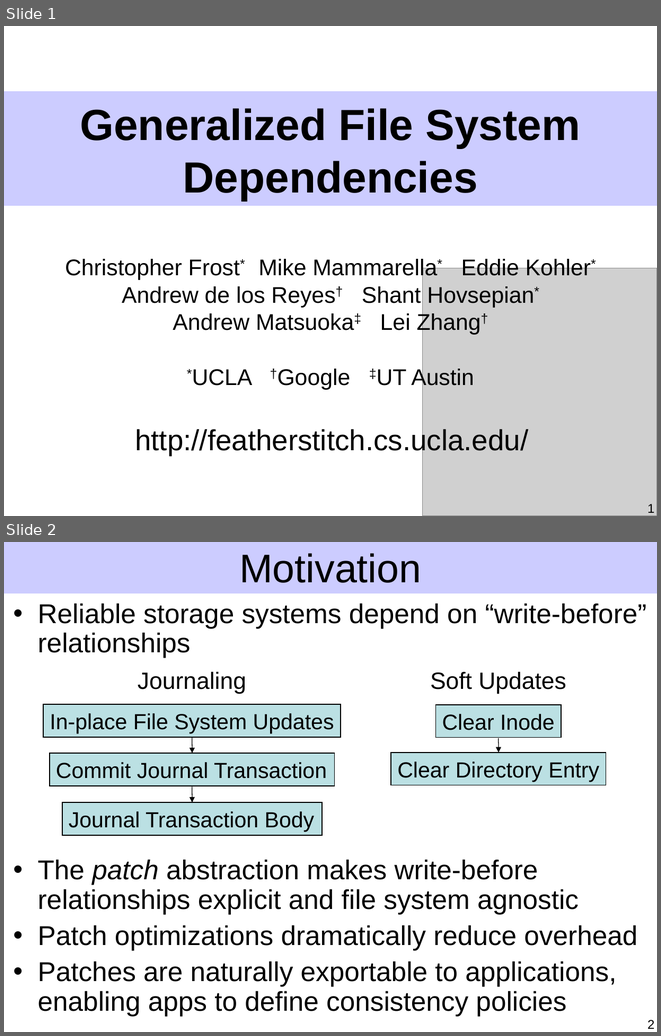
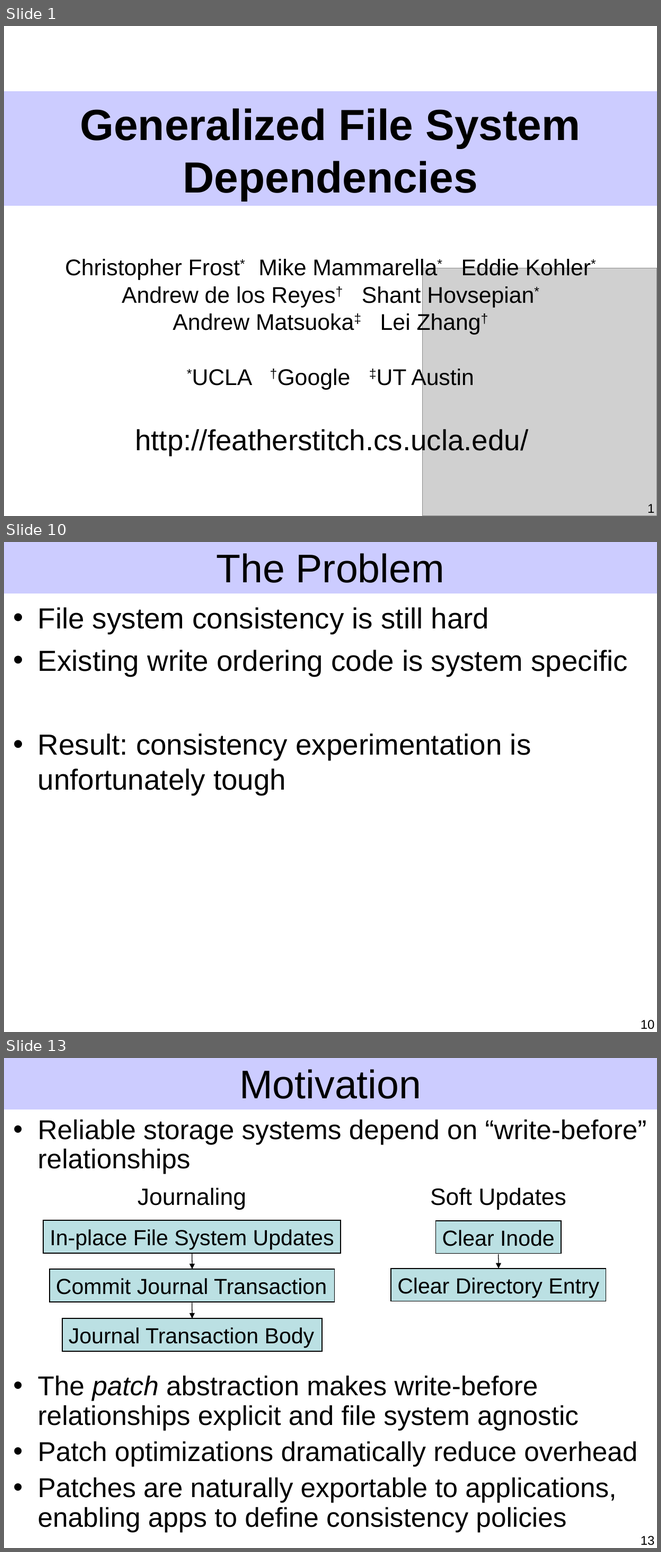
Before and after one commit to ucla-readable/fstitch-doc, a slide deck: sosp/pres.ppt. Shown one above the other, each under a label of ours: slides 1 and 2 before the commit, slides 1, 10 and 13 after it; the slides between them are not shown. The pictures are 661x1036 and 661x1552 pixels, drawn with LibreOffice and Linux fonts; fonts in the diff are those of the drawing; grey boxes stand for pictures. Boxes give left, top, right and bottom in pixels: in the first picture for what was removed or moved away, otherwise in the second. Text is boxed around its words. In the diff, an @@ line names an element or a change of style, - is before the commit and + after.

```diff
--- a/sosp/pres.ppt
+++ b/sosp/pres.ppt
@@ slide 10 added at bbox=[4, 542, 657, 1032], background #FFFFFF; not listed: 1 template element that a slide beside it also shows @@
@@ title added at bbox=[216, 553, 444, 583], 44 pt, text #000000 @@
+The Problem
@@ text added at bbox=[38, 607, 628, 795], 32 pt, text #000000 @@
+• File system consistency is still hard
+• Existing write ordering code is system specific
+• Result: consistency experimentation is unfortunately tough
@@ page number added at bbox=[641, 1020, 655, 1029], 14 pt, text #000000 @@
+10
@@ what was slide 2 is now slide 13 @@
@@ page number at bbox=[641, 1536, 655, 1545]: text changed @@
-2
+13
```
Also in this commit, not shown: 3 slides changed, 10 other slides added.
